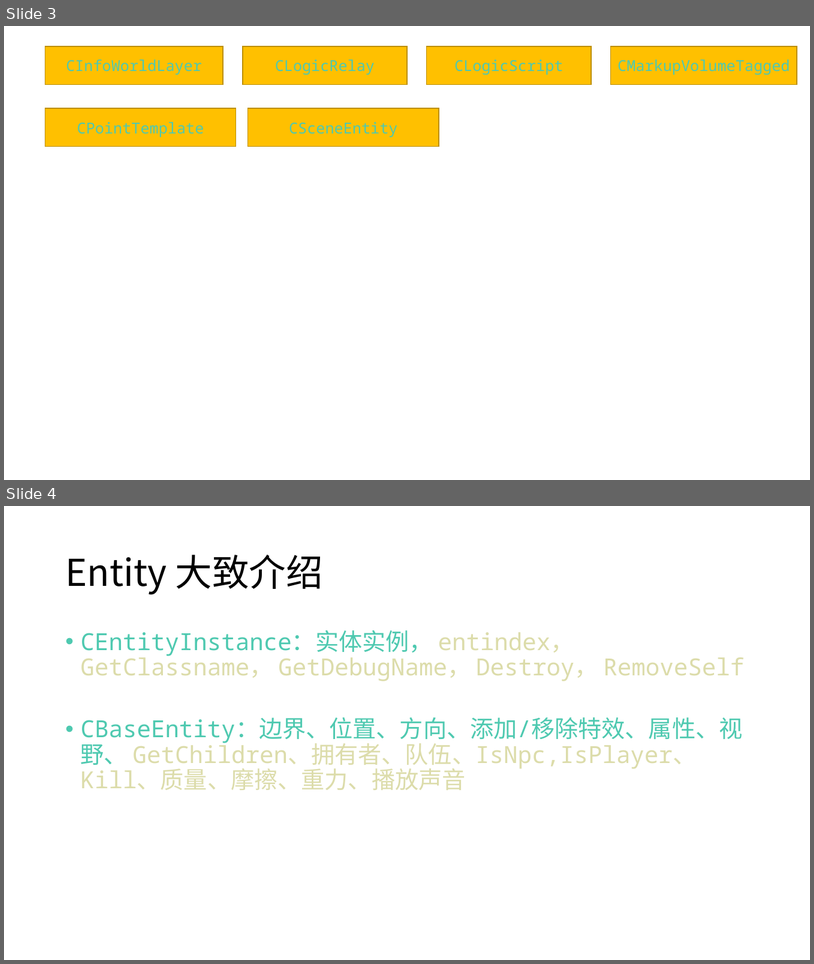
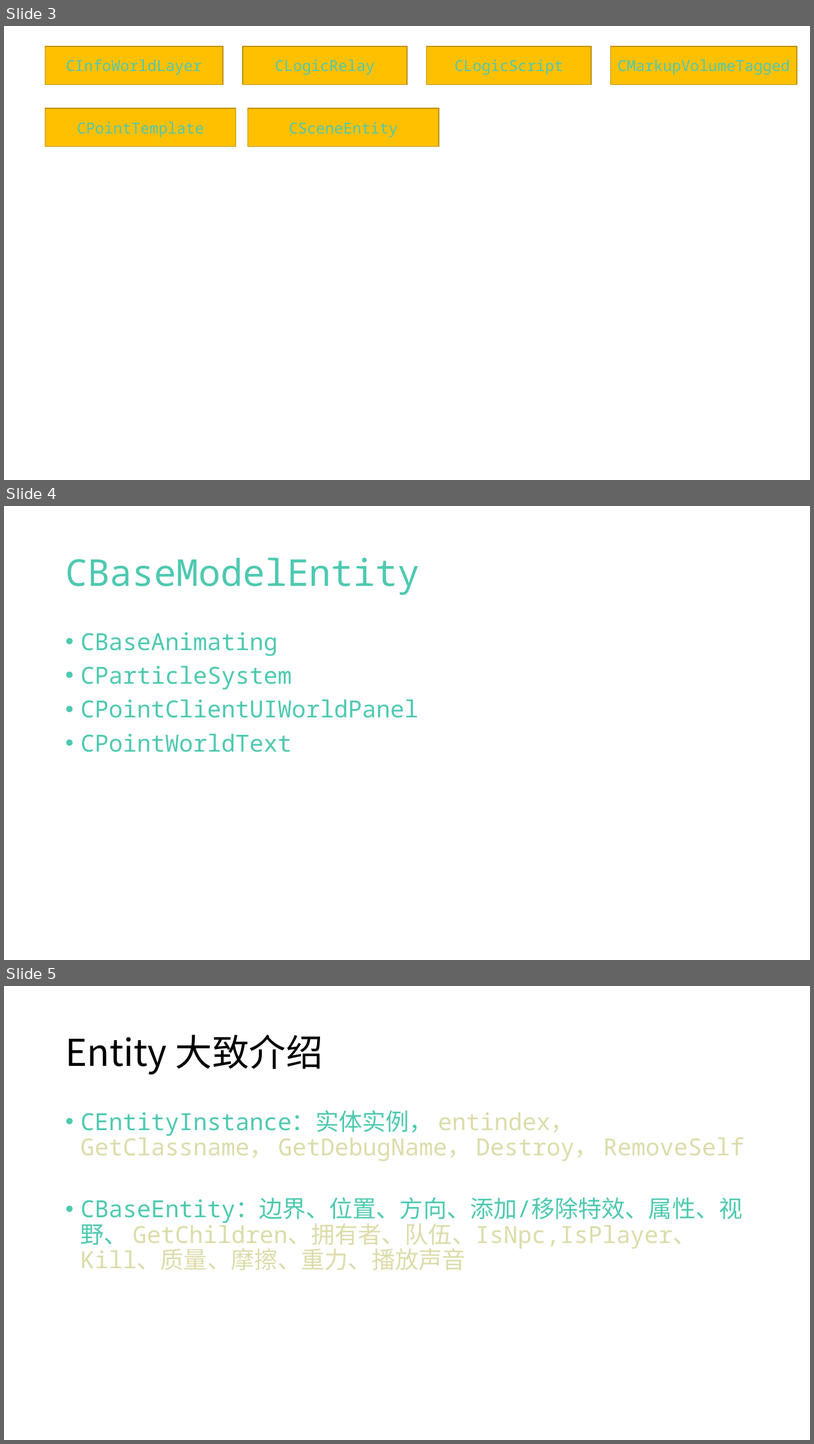
Before and after one commit to ihaiucom/ihaiu.blog, a slide deck: web/dota/dota @moddota dota-lua-types学习笔记.pptx. Shown one above the other, each under a label of ours: slides 3 and 4 before the commit, slides 3, 4 and 5 after it. The pictures are 814x964 and 814x1444 pixels, drawn with LibreOffice and Linux fonts; fonts in the diff are those of the drawing. Boxes give left, top, right and bottom in pixels: in the first picture for what was removed or moved away, otherwise in the second. Text is boxed around its words. In the diff, an @@ line names an element or a change of style, - is before the commit and + after.

```diff
--- a/web/dota/dota @moddota dota-lua-types学习笔记.pptx
+++ b/web/dota/dota @moddota dota-lua-types学习笔记.pptx
@@ slide 4 added at box(4, 506, 810, 960), background #FFFFFF @@
@@ title added at box(65, 558, 420, 595), 44 pt, text #4EC9B0 @@
+CBaseModelEntity
@@ text added at box(81, 632, 419, 752), 28 pt, text #4EC9B0 @@
+• CBaseAnimating
+• CParticleSystem
+• CPointClientUIWorldPanel
+• CPointWorldText
@@ what was slide 4 is now slide 5 @@
```
Also in this commit, not shown: 1 other file.
